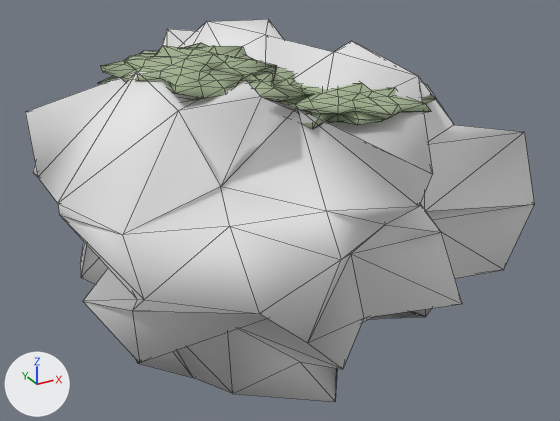
The glTF model assets/models/rock1.glb: old version first, new version second.
Both versions are drawn from a 50 mm camera at (-1.65, -3.14, 1.46) aimed at (0.07, 0.0, -0.11). Arrows for +X, +Y and +Z are at lower left; the lights stay in place. The picture after the commit comes second. Mesh edges are drawn as thin lines.

The older version as bpy lines, for what is in view:
```python
me_geometry_0 = bpy.data.meshes.new('geometry_0')
me_geometry_0.from_pydata(...)  # 162 vertices, 320 faces; spans x -1.1..1.23, y -1.17..1.29, z -0.81..0.81
me_geometry_0.materials.append(mat_tex_stone)  # its picture is missing
me_geometry_1 = bpy.data.meshes.new('geometry_1')
me_geometry_1.from_pydata(...)  # 486 vertices, 960 faces; spans x -0.788..0.542, y -0.781..0.342, z 0.483..0.767
me_geometry_1.materials.append(mat_vc_mat)
ob_geometry_0 = bpy.data.objects.new('geometry_0', me_geometry_0)
ob_geometry_0.location = (0.0, 0.0, 0.0)
ob_geometry_1 = bpy.data.objects.new('geometry_1', me_geometry_1)
ob_geometry_1.location = (0.0, 0.0, 0.0)
```
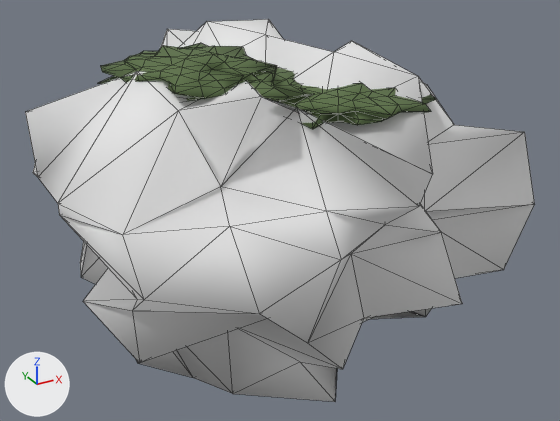
Edits to the bpy script that builds the scene:
```text
Change me_geometry_1:
    where me_geometry_1.from_pydata(...)  # 486 vertices, 960 faces; spans x -0.788..0.542, y -0.781..0.342, z 0.483..0.767
    used by ob_geometry_1; location = (0.0, 0.0, 0.0)
    me_geometry_1 part 1: 960 faces centred in x -0.734..0.503, y -0.75..0.314, z 0.489..0.749 are repainted in the vertex colours; the middle colour goes from greyish green #a2b290 to dark green #5c7147
```

Boxes [x1, y1, x2, y2] around the edits, measured in the pictures (560 x 421 px):
part 1 of me_geometry_1, recoloured (greyish green to dark green)
    both: [99, 43, 436, 129]
